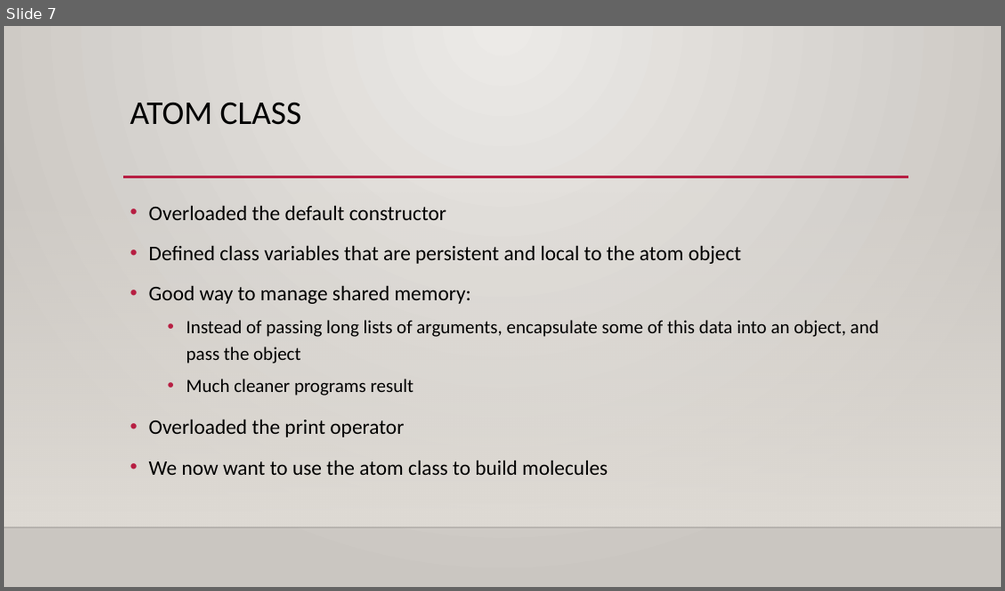
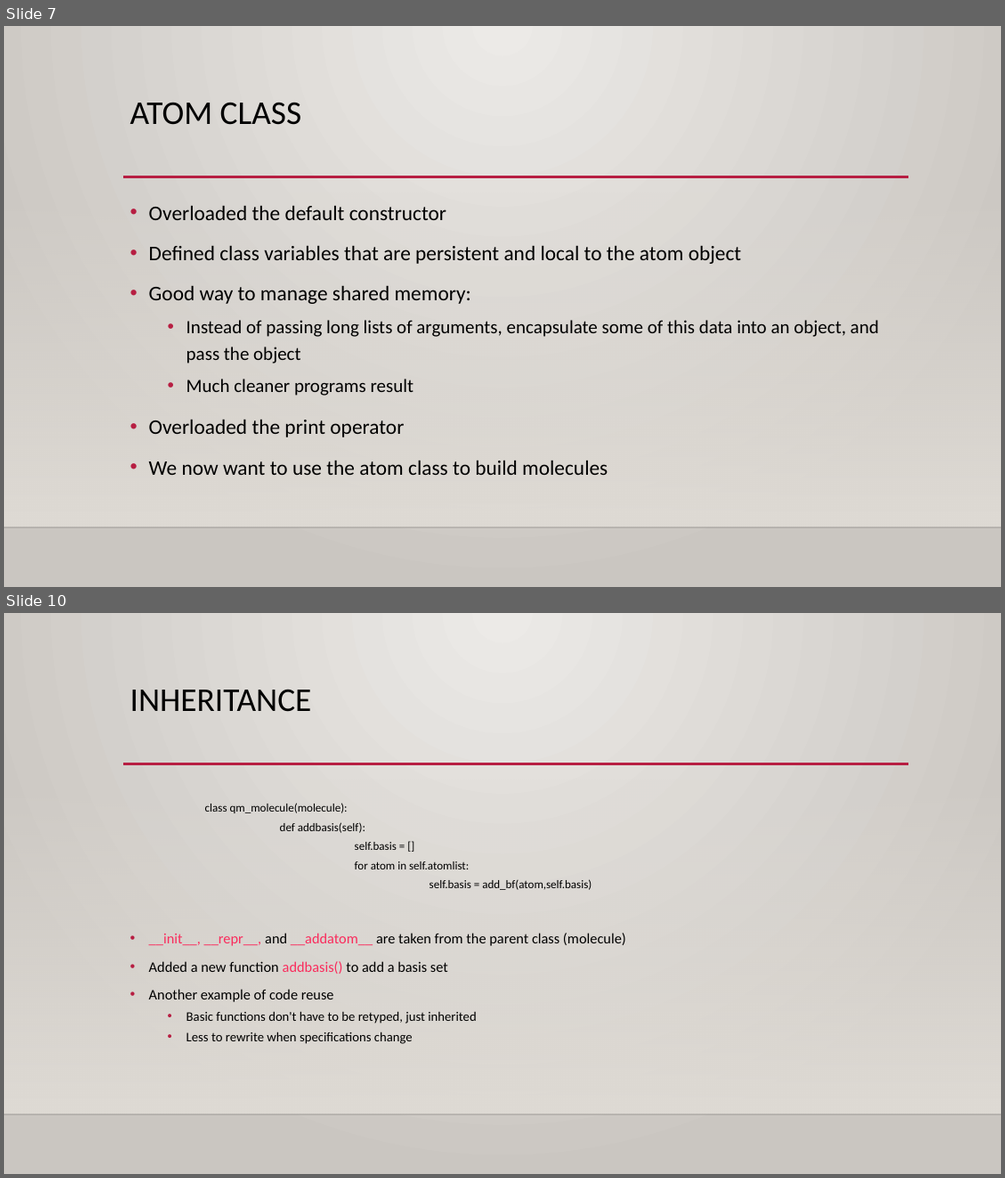
Before and after one commit to KERT-core/pythonEdu, a slide deck: chapter2/Python class II.pptx. Shown one above the other, each under a label of ours: slide 7 before the commit, slides 7 and 10 after it; the slides between them are not shown. The pictures are 1005x591 and 1005x1178 pixels, drawn with LibreOffice and Linux fonts; fonts in the diff are those of the drawing; background and template pictures are left out. Boxes give left, top, right and bottom in pixels: in the first picture for what was removed or moved away, otherwise in the second. Text is boxed around its words. In the diff, an @@ line names an element or a change of style, - is before the commit and + after.

```diff
--- a/chapter2/Python class II.pptx
+++ b/chapter2/Python class II.pptx
@@ slide 10 added at [4,613,1001,1174], background gradient #ECEAE7 to #CAC7C1; not listed: 3 template elements that a slide beside it also shows @@
@@ title added at [130,690,312,712], 32 pt, text #000000 @@
+INHERITANCE
@@ text added at [149,803,626,1044], 14 pt, text #000000 @@
+    class qm_molecule(molecule):
+    def addbasis(self):
+    self.basis = []
+    for atom in self.atomlist:
+    self.basis = add_bf(atom,self.basis)
+• __init__, __repr__, and __addatom__ are taken from the parent class (molecule)
+• Added a new function addbasis() to add a basis set
+• Another example of code reuse
+  • Basic functions don't have to be retyped, just inherited
+  • Less to rewrite when specifications change
```
Also in this commit, not shown: 2 slides changed, 14 other slides added, 6 other files.
